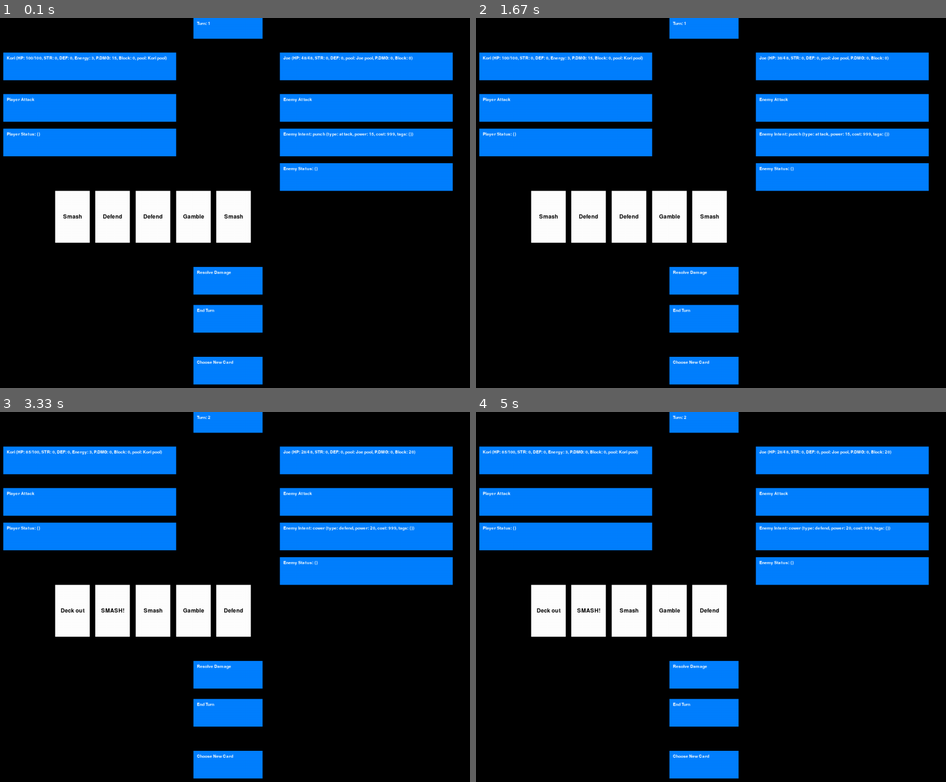
Above: before the commit, frames 1-4 (two rows, left to right).
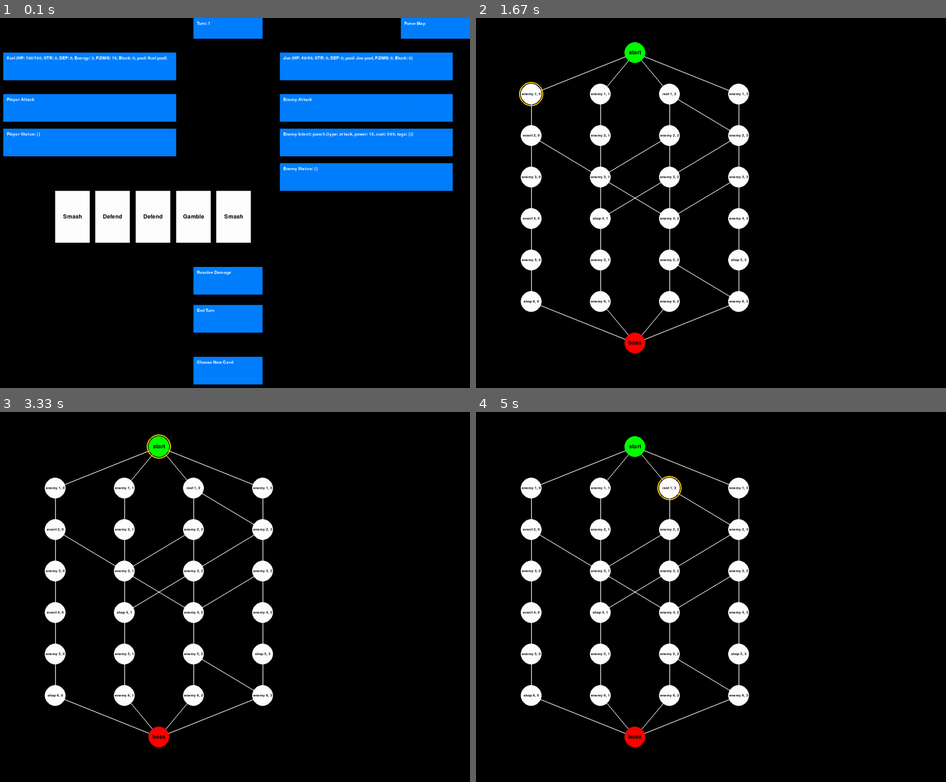
Above: after the commit, the same moments.

Repository: GiveMeToust/Smashing_Time
Game: pygame game, started from Smashing_Time.py
The game is run twice, just before and just after one commit, with the same random seed, the same clock (stepped at 60 frames per second) and the same inputs.
Inputs (mouse positions are in pixels of both pictures, inside the frame that each line leads up to):
- Up to frame 1 (0.1 s): no input
- Up to frame 2 (1.67 s): click (913, 29) at 0.38 s, where only the run after the commit has a clickable "Force Map"; click (532, 92) at 0.72 s, where only the run after the commit has a clickable "enemy 1, 0"
- Up to frame 3 (3.33 s): click (56, 593) at 2.05 s; click (206, 708) at 2.42 s; click "Choose New Card" at 2.72 s; click (159, 526) at 3.05 s
- Up to frame 4 (5 s): click (635, 445) at 3.38 s, where only the run after the commit has a clickable "start"; click (668, 486) at 4.72 s, where only the run after the commit has a clickable "rest 1, 2"

The runs differ from the first frame. In frame 1, 0.8% of the frame differs, in the area x 85-100%, y 0-6%; in frame 2, 33%; in frame 3, 33%; in frame 4, 33%, in the area x 0-97%, y 0-100%.

Commit message:
Implement map generation and dramatic pause
Added map generation logic and dramatic pause feature.

Diff:
--- a/Smashing_Time.py
+++ b/Smashing_Time.py
@@ -1,4 +1,5 @@
 import random
+import time
 from tkinter import font
 import copy
 import pygame
@@ -12,6 +13,15 @@
 pygame.display.set_caption("Pygame Test")
 
 clock = pygame.time.Clock()
+
+chance_of_branching = 0.5  # 50% chance to branch sideways in encounter map generation
+
+encounter_types = ["enemy", "shop", "rest", "event"]
+weights =          [   80,      5,      5,      10   ]  # might scrap events
+
+dramatic_pause = False #flag for dramatic pause before you get forwarded to an enemy encounter from the map, kinda silly but whatever
+dramatic_pause_timer = 1.5  # seconds
+
 
 
 hand = []
@@ -72,6 +82,14 @@
     move("poison strike", 10, "attack", 999, tags={"poison": 3}),
     move("smoke screen", 10, "defend", 999, tags={"blind": 1}),
     move("slash", 5, "attack", 999, tags={"multihit": 4}),
+]
+
+Repair_Man_pool = [
+    move("weld", 20, "attack", 999, tags={}),
+    move("empty magazine", 3, "attack", 999, tags={"multihit": 6}),
+    move("brace", 20, "defend", 999, tags={}),
+    move("patch up", 20, "defend", 999, tags={"heal": 15}),
+    move("overclock", 10, "STR-up", 999, tags={}),
 ]
 
 
@@ -120,6 +138,7 @@
         self.MaxEnergy = MaxEnergy
         self.Energy = MaxEnergy
         self.drawNum = drawNum
+        self.current_node = None
 
 
     def __repr__(self):
@@ -142,13 +161,14 @@
             return
         self.Energy -= move.cost
 
+        # Remove the played card from hand immediately
+        hand.remove(move)
+
         multihit = 1
         for tag, tag_value in move.tags.items():
             if tag == "multihit":
                 multihit = tag_value
                 break
-
-          # Remove the played card from hand
         while multihit >= 1:
 
             if move.type == "attack":
@@ -173,6 +193,7 @@
                 print(x)
                 given_damage = 0
                 x = ""
+
 
             elif move.type == "defend":
                 self.block += move.power + self.DEF
@@ -233,10 +254,6 @@
         if Enemy.HP <= 0:
             Enemy.alive = False
         game.kill_enemy()
-
-
-
-        hand.remove(move)
 
 
 
@@ -356,9 +373,12 @@
 Joe=foe("Joe", 50 + random.randint(-5, 5), 0, 0, Joe_pool, "Joe pool")
 Construct = foe("Construct", 100, 0, 0, Construct_pool, "Construct pool")
 Thug = foe("Thug", 80 + random.randint(-5, 5), 5 + random.randint(-1, 1), 0, Thug_pool, "Thug pool")
+Repair_Man = foe("Repair Man", 90, 0, 0, Repair_Man_pool, "Repair Man pool")
+
+
 
 Enemy = copy.deepcopy(Joe)
-floor1_enemies = [Joe, Construct]
+floor1_enemies = [Joe, Construct, Repair_Man, Thug]
 
 
 
@@ -395,10 +415,9 @@
 
     def assign_new_enemy(self):
         global Enemy
-        if Enemy.alive == False:
-            print(f"{Enemy.name} has been defeated! A new enemy approaches!")
-            Enemy = copy.deepcopy(random.choice(floor1_enemies))
-            print(f"A wild {Enemy.name} appears!")
+        Enemy = copy.deepcopy(random.choice(floor1_enemies))
+        print(f"A wild {Enemy.name} appears!")
+
 
     def kill_enemy(self):
         global turn_count
@@ -411,19 +430,8 @@
             game.end_turn()
             turn_count = 0
 
-    def end_turn(self):
-        global turn_count
-        global hand
-        global Player
-        global Enemy
-
-        print()
-        print(f"New turn, {turn_count}")
-        turn_count += 1
-
-        Player.block = 0
-        Enemy.block = 0
-
+
+    def apply_status_effects(self):
         if "poison" in Enemy.status_effects:
             poison_damage = Enemy.status_effects["poison"]
             Enemy.HP -= poison_damage
@@ -450,6 +458,72 @@
             Enemy.status_effects["blind"] -= 1
             if Enemy.status_effects["blind"] <= 0:
                 del Enemy.status_effects["blind"]
+
+
+
+
+    def handle_basic_logic(self):
+        global game_state
+        if event.type == pygame.MOUSEBUTTONDOWN:
+            if player_attack_square.collidepoint(event.pos):
+                print()
+                print("Player Attack button clicked!")
+                Enemy.HP -= 10  # Example action
+                print(f"Enemy.HP: {Enemy.HP}")
+
+            elif choose_new_card_square.collidepoint(event.pos):
+                print()
+                print("Choose New Card button clicked!")
+                game.start_new_card_selection()
+
+            elif enemy_attack_square.collidepoint(event.pos):
+                print()
+                print("Enemy Attack button clicked!")
+                Player.pending_damage += 10  # Example action
+                print(f"Player.pending_damage: {Player.pending_damage}")
+            elif resolve_square.collidepoint(event.pos):
+                print()
+                print("Resolve Damage button clicked!")
+                Player.take_damage()
+
+            elif end_turn_square.collidepoint(event.pos):
+                print()
+                print("End Turn button clicked!")
+                game.end_turn()
+
+            elif force_map.collidepoint(event.pos):
+                print()
+                print("Force Map button clicked!")
+                node_generation_or_something_idk.prepare_map()
+
+            for i, card in enumerate(hand):
+                # Calculate spacing exactly like draw_hand so the clickable rect matches drawn position
+                spacing = (end_x - hand_start_x - len(hand) * hand_card_width) / (len(hand) + 1) if (len(hand) + 1) > 0 else 0
+                card_x = hand_start_x + i * (hand_card_width + spacing)
+                card_rect = pygame.Rect(card_x, hand_start_y, hand_card_width, hand_card_height)
+                if card_rect.collidepoint(event.pos):
+                    print()
+                    print(f"Card {card.name} clicked!")
+                    Player.resolve_move(card)
+                    print(f"Played {card}. New hand: {hand}")
+                    print(f"Enemy pending_damage: {Enemy.pending_damage}, Player block: {Player.block}")
+                    break  # Exit loop after playing one card
+
+
+
+
+    def end_turn(self):
+        global turn_count
+        global hand
+        global Player
+        global Enemy
+
+        print()
+        print(f"New turn, {turn_count}")
+        turn_count += 1
+
+        Player.block = 0
+        Enemy.block = 0
 
         Player.take_damage()
 
@@ -500,52 +574,227 @@
                     chosen_card = current_choices[i]
                     Player.pool.append(chosen_card)
                     print(f"You chose {chosen_card.name} to add to your pool!")
-                    game_state = "fight"
+                    node_generation_or_something_idk.prepare_map()
                     return
 
     def start_game(self):
         None
 
-    #MAP GENERATING MAP HERE:
-    import random
-
-    def create_layers(num_layers=6, width_range=(2, 4)):
-        layers = []
-
-        for layer_index in range(num_layers):
-            layer_width = random.randint(*width_range)
-
-            layer = []
-            for node_index in range(layer_width):
-                node = Encounter_node(id=f"{layer_index}-{node_index}")
-                layer.append(node)
-
-            layers.append(layer)
-
-
-    def assign_encounters(layers):
-        encounter_types = ["battle", "elite", "shop", "rest", "event"]
-
+
+#--------------------------- Generate Map ---------------------------
+
+
+class node_generation_or_something_idk:
+    def __init__(self, layer, layer_index, encounter_type):
+        self.layer = layer
+        self.layer_index = layer_index
+        self.encounter_type = encounter_type
+        self.connections = []
+        self.node_x = 0
+        self.node_y = 0
+
+
+    @staticmethod
+    def generate_layers(layer_width=4, layer_depth=8):
+        # layer_width: number of nodes per layer
+        # layer_depth: number of layers
+
+        layers = []  # this will hold all the layers
+
+
+
+        for layer_count in range(layer_depth):
+            layers.append([])
+
+            for node_count in range(layer_width):
+                if layer_count == 0:
+                    if node_count == 0:
+                        encounter_type = "start"
+                        current_node = True
+                    else:
+                        continue  # only one start node
+                elif layer_count == layer_depth - 1:
+                    if node_count == 0:
+                        encounter_type = "boss"
+                    else:
+                        continue  # only one boss node
+                else:
+                    encounter_type = random.choices(encounter_types, weights=weights, k=1)[0]
+
+                node = node_generation_or_something_idk(layer_count, node_count, encounter_type)
+                layers[layer_count].append(node)
+
+        return layers
+
+
+    @staticmethod # staticmethod because it doesn't use self
+
+    def connect_layers(layers):
+        num_layers = len(layers)
+        if num_layers < 2:
+            return layers
+
+        for layer_idx in range(num_layers - 1):
+            cur = layers[layer_idx]
+            nxt = layers[layer_idx + 1]
+
+            # fast skip if current or next layer empty (shouldn't occur normally)
+            if not cur or not nxt:
+                continue
+
+            # 1) Primary pass: ensure every current node has at least one outgoing
+            for node in cur:
+                idx = node.layer_index
+
+                # clamp index to valid range of next layer so we always have a target
+                straight_idx = max(0, min(idx, len(nxt) - 1))
+                straight_target = nxt[straight_idx]
+                # add straight connection if not already there
+                if straight_target not in node.connections:
+                    node.connections.append(straight_target)
+
+                # optional sideways: left or right neighbor in next layer
+                if random.random() < chance_of_branching:
+                    direction = random.choice([-1, 1])  # -1 => left, +1 => right
+                    sideways_idx = idx + direction
+                    if 0 <= sideways_idx < len(nxt):
+                        sideways_target = nxt[sideways_idx]
+                        if sideways_target not in node.connections:
+                            node.connections.append(sideways_target)
+
+            # 2) Secondary pass: guarantee each node in next layer has >= 1 incoming
+            # Build incoming counts
+            incoming_map = {t: 0 for t in nxt}
+            for parent in cur:
+                for t in parent.connections:
+                    if t in incoming_map:
+                        incoming_map[t] += 1
+
+            # For any target with 0 incoming, pick a random parent and connect it
+            no_incoming = [t for t, cnt in incoming_map.items() if cnt == 0]
+            for target in no_incoming:
+                parent = random.choice(cur)
+                if target not in parent.connections:
+                    parent.connections.append(target)
+
+        return layers
+
+    def asign_node_positions(self):
+        if self.encounter_type == "start":
+            self.node_x = 500 # middle of the row of nodes, subject to change but I don't want to bother with calculating it
+            self.node_y = 100 + self.layer * 120 #self.layer is zero
+        elif self.encounter_type == "boss":
+            self.node_x = 500
+            self.node_y = 100 + self.layer * 120 #self.layer is not zero
+        else:
+            self.node_x = 200 + self.layer_index * 200
+            self.node_y = 100 + self.layer * 120
+
+    def __repr__(self):
+        return f"{self.encounter_type} {self.layer}, {self.layer_index}"
+
+    @staticmethod
+    def prepare_map():
+        global game_state
+        Player.current_node = layers[0][0]
+        game_state = "map"
+
+
+    def draw_map(self):
         for layer in layers:
             for node in layer:
-                node.encounter_type = random.choice(encounter_types)
-                node.danger = random.randint(1, 5) #AI randomly generated me this, but I actually think this is a pretty good idea. It gives you a nice piece of risk and reward "do I go into the more dangerous place with a shop or the safer one without it"
-
-
-        return layers
-
-
-
-
-
-
-class Encounter_node:
-    def __init__(self, node_id, encounter_type, data=None):
-        self.id = node_id
-        self.encounter_type = encounter_type   # "battle", "shop", "elite", etc.
-        self.data = data or {}                 # loot, enemies, modifiers…
-        self.next_nodes = []                   # list of IDs or direct object refs
-
+
+                # Draw connections
+                for target in node.connections:
+                    pygame.draw.line(screen, (255, 255, 255), (node.node_x, node.node_y), (target.node_x, target.node_y), 2) # white , width 2
+                    #I have literally no idea why this works. And I mean LITERALLY no idea. But it does. Like, what the hell is even "target"???
+                    # Nevermind, I am just sleep deprived. It's extremely obvious what target is. I am an idiot.
+
+
+                if node.encounter_type == "start":
+                    pygame.draw.circle(screen, (0, 255, 0), (node.node_x, node.node_y), 30)  # Green for start
+                    font = pygame.font.SysFont(None, 24)
+                    text_surface = font.render(node.encounter_type, True, (0, 0, 0))
+                    text_rect = text_surface.get_rect(center=(node.node_x, node.node_y))
+                    screen.blit(text_surface, text_rect)
+
+
+                elif node.encounter_type == "boss":
+                    pygame.draw.circle(screen, (255, 0, 0), (node.node_x, node.node_y), 30)  # Red for boss
+                    font = pygame.font.SysFont(None, 24)
+                    text_surface = font.render(node.encounter_type, True, (0, 0, 0))
+                    text_rect = text_surface.get_rect(center=(node.node_x, node.node_y))
+                    screen.blit(text_surface, text_rect)
+
+
+
+
+                else:
+                    pygame.draw.circle(screen, (255, 255, 255), (node.node_x, node.node_y), 30) # red, green, blue - x, y - radius
+                    font = pygame.font.SysFont(None, 15) # default font, size 15
+                    text_surface = font.render(f"{node.encounter_type} {node.layer}, {node.layer_index}", True, (0, 0, 0))
+                    text_rect = text_surface.get_rect(center=(node.node_x, node.node_y))
+                    screen.blit(text_surface, text_rect)
+
+                if node is Player.current_node: # if the node and the player's current node are the same
+                    pygame.draw.circle(screen, (255, 215, 0), (node.node_x, node.node_y), 35, 3)  # highlighted with yellow
+
+    def handle_map_logic(self):
+        global game_state
+        global Enemy
+        global Player
+        global dramatic_pause
+        global dramatic_pause_timer
+
+
+        if dramatic_pause == True:
+            print("Dramatic pause before forwarding you to an enemy encounter...")
+            time.sleep(dramatic_pause_timer)
+            game.assign_new_enemy()
+            Player.make_hand()
+            game_state = "fight"
+            dramatic_pause = False
+
+
+        for layer in layers:
+            for node in layer:
+                if event.type == pygame.MOUSEBUTTONDOWN:
+                    distance = ((event.pos[0] - node.node_x) ** 2 + (event.pos[1] - node.node_y) ** 2) ** 0.5
+                    if distance <= 30:  # assuming node radius is 30
+                        if node in Player.current_node.connections:
+                            print(f"Moving to node: {node}")
+                            Player.current_node = node
+                            if node.encounter_type == "enemy":
+
+                                print("Encounter enemy!")
+                                dramatic_pause = True
+
+
+
+                        else:
+                            print("You can't move to that node from your current position.")
+
+
+
+map_generation = node_generation_or_something_idk(layer=0, layer_index=0, encounter_type="start")
+
+map_generation.asign_node_positions()
+
+layers = node_generation_or_something_idk.generate_layers(layer_width=4, layer_depth=8)
+layers = node_generation_or_something_idk.connect_layers(layers)
+
+Player.current_node = layers[0][0]  # start at the start node
+
+# Assign positions to all nodes
+for layer in layers:
+    for node in layer:
+        node.asign_node_positions()
+
+print("Generated Encounter Map:")
+for layer in layers:
+    for node in layer:
+        connections = [f"Layer {n.layer} Index {n.layer_index}" for n in node.connections]
+        print(f"Node (Layer {node.layer}, Index {node.layer_index}, Type: {node.encounter_type}) -> Connections: {connections}")
 
 game = gameloop(Player, Enemy)
 
@@ -578,6 +827,10 @@
 
 # Bottom-center new card chooser
 choose_new_card_square = pygame.Rect(600, 980, 200, 80)
+
+force_map = pygame.Rect(1200, 0, 200, 60)
+
+Eror_screen = pygame.Rect(0, 0, 1400, 1120)
 
 
 Player.make_hand()
@@ -596,7 +849,10 @@
     game.draw_button(screen, choose_new_card_square, "Choose New Card")
     game.draw_button(screen, enemy_status_square, f"Enemy Status: {Enemy.status_effects}")
     game.draw_button(screen, player_status_square, f"Player Status: {Player.status_effects}")
-
+    game.draw_button(screen, force_map, "Force Map")
+
+def draw_error_screen():
+    game.draw_button(screen, Eror_screen, "ERROR: Invalid Game State")
 
 hand_start_x = 200
 hand_start_y = 500
@@ -609,13 +865,20 @@
 
 enemy_move = Enemy.make_enemy_move()
 
+#------------------------------- Main Pygame Loop -------------------------------
+
 while True:
     screen.fill((0, 0, 0))
 
     if game_state == "fight":
         basic_draw()
-    if game_state == "choose_new_card":
+    elif game_state == "choose_new_card":
         game.make_choice_new_card()
+    elif game_state == "map":
+        map_generation.draw_map()
+    else:
+        draw_error_screen()
+
 
 
 
@@ -627,51 +890,15 @@
             sys.exit()
 
         if game_state == "fight":
-            if event.type == pygame.MOUSEBUTTONDOWN:
-                if player_attack_square.collidepoint(event.pos):
-                    print()
-                    print("Player Attack button clicked!")
-                    Enemy.HP -= 10  # Example action
-                    print(f"Enemy.HP: {Enemy.HP}")
-
-                elif choose_new_card_square.collidepoint(event.pos):
-                    print()
-                    print("Choose New Card button clicked!")
-                    game.start_new_card_selection()
-
-                elif enemy_attack_square.collidepoint(event.pos):
-                    print()
-                    print("Enemy Attack button clicked!")
-                    Player.pending_damage += 10  # Example action
-                    print(f"Player.pending_damage: {Player.pending_damage}")
-
-                elif resolve_square.collidepoint(event.pos):
-                    print()
-                    print("Resolve Damage button clicked!")
-                    Player.take_damage()
-
-                elif end_turn_square.collidepoint(event.pos):
-                    print()
-                    print("End Turn button clicked!")
-                    game.end_turn()
-
-
-                for i, card in enumerate(hand):
-                    # Calculate spacing exactly like draw_hand so the clickable rect matches drawn position
-                    spacing = (end_x - hand_start_x - len(hand) * hand_card_width) / (len(hand) + 1) if (len(hand) + 1) > 0 else 0
-                    card_x = hand_start_x + i * (hand_card_width + spacing)
-                    card_rect = pygame.Rect(card_x, hand_start_y, hand_card_width, hand_card_height)
-                    if card_rect.collidepoint(event.pos):
-                        print()
-                        print(f"Card {card.name} clicked!")
-                        Player.resolve_move(card)
-                        print(f"Played {card}. New hand: {hand}")
-                        print(f"Enemy pending_damage: {Enemy.pending_damage}, Player block: {Player.block}")
-                        break  # Exit loop after playing one card
+            game.handle_basic_logic()
+
 
         if game_state == "choose_new_card":
             game.handle_choice_new_card()
 
+        if game_state == "map":
+            map_generation.handle_map_logic()
+
 
 
 
